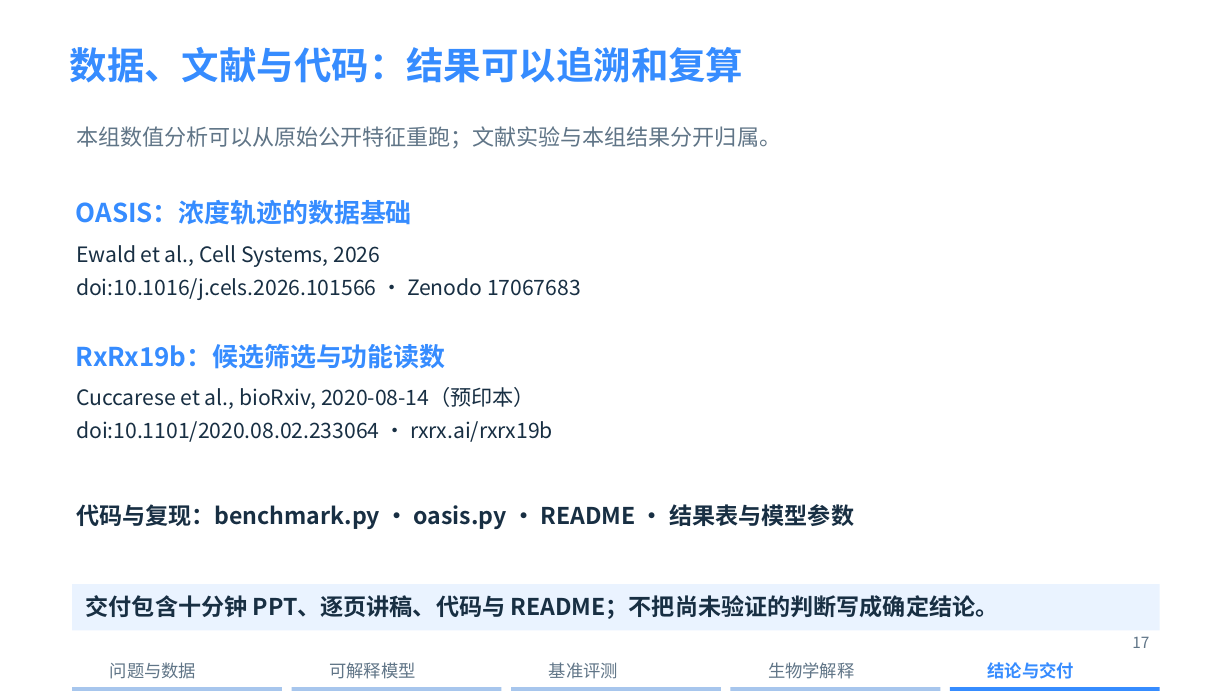
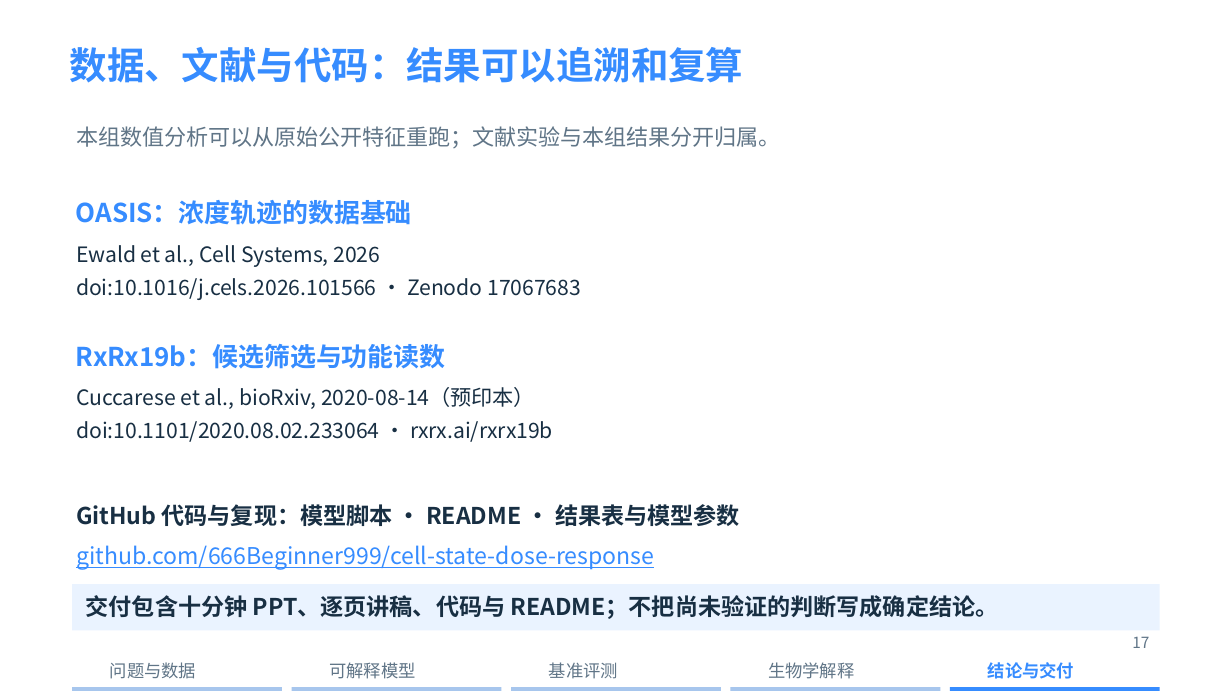
Before and after one commit to xing-zq/cell-state-dose-response, a slide deck: slide 17 of presentation/细胞状态轨迹_十分钟汇报.pptx. Drawn at 1232x693 pixels with LibreOffice and Linux fonts; fonts in the diff are those of the drawing; background and template pictures are left out. Boxes give left, top, right and bottom in pixels: in the first picture for what was removed or moved away, otherwise in the second. Text is boxed around its words. In the diff, an @@ line names an element or a change of style, - is before the commit and + after.

Commit message:
Link public repository in presentation and clarify computational result attribution

```diff
--- a/presentation/细胞状态轨迹_十分钟汇报.pptx
+++ b/presentation/细胞状态轨迹_十分钟汇报.pptx
@@ text at (76, 504, 740, 526): text changed @@
-代码与复现：benchmark.py · oasis.py · README · 结果表与模型参数
+GitHub 代码与复现：模型脚本 · README · 结果表与模型参数
@@ text added at (76, 545, 654, 569), 18 pt, text #368CFF, underline @@
+github.com/666Beginner999/cell-state-dose-response
```
Also in this commit, not shown: 5 other files.
